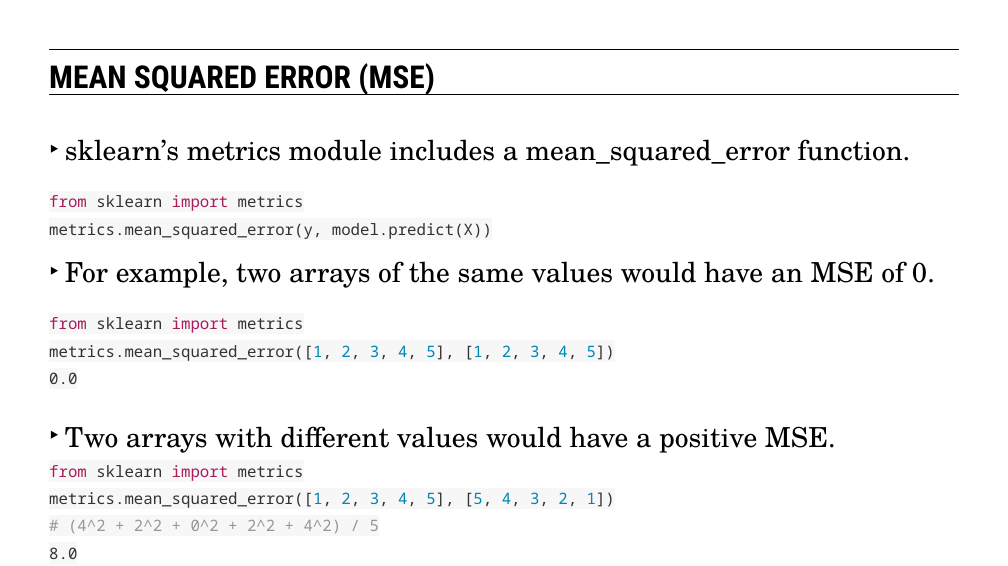
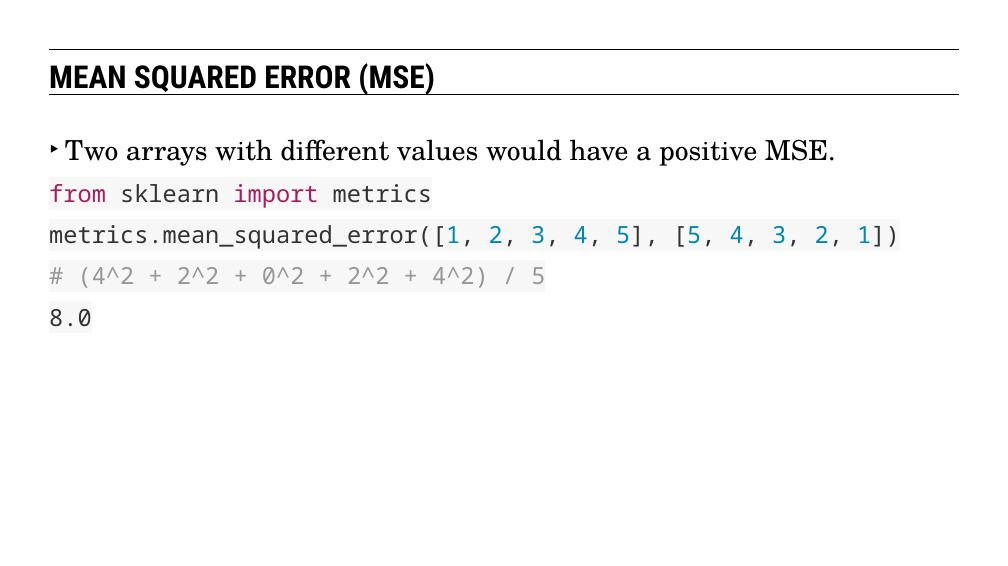
Before and after one commit to eflautt/ga-data-science, a slide deck: slide 15 of lessons/lesson-07/07-evaluating-model-fit.pptx (slide 13 before the commit). Drawn at 1008x566 pixels with LibreOffice and Linux fonts; fonts in the diff are those of the drawing. Boxes give left, top, right and bottom in pixels: in the first picture for what was removed or moved away, otherwise in the second. Text is boxed around its words. In the diff, an @@ line names an element or a change of style, - is before the commit and + after.

```diff
--- a/lessons/lesson-07/07-evaluating-model-fit.pptx
+++ b/lessons/lesson-07/07-evaluating-model-fit.pptx
@@ text "Two arrays with different values ..." at [49,139,900,327]: size 16 to 24 pt in "from sklearn import metrics metrics.mean_squared_error([1, 2 ...", "8.0"; line spacing 1.45 to 1 @@
@@ text at [49,139,935,384]: paragraphs removed @@
-‣ sklearn’s metrics module includes a mean_squared_error function.
-from sklearn import metrics
-metrics.mean_squared_error(y, model.predict(X))
-‣ For example, two arrays of the same values would have an MSE of 0.
-from sklearn import metrics
-metrics.mean_squared_error([1, 2, 3, 4, 5], [1, 2, 3, 4, 5])
-0.0
```
Also in this commit, not shown: 24 other slides changed, 12 slides added.
